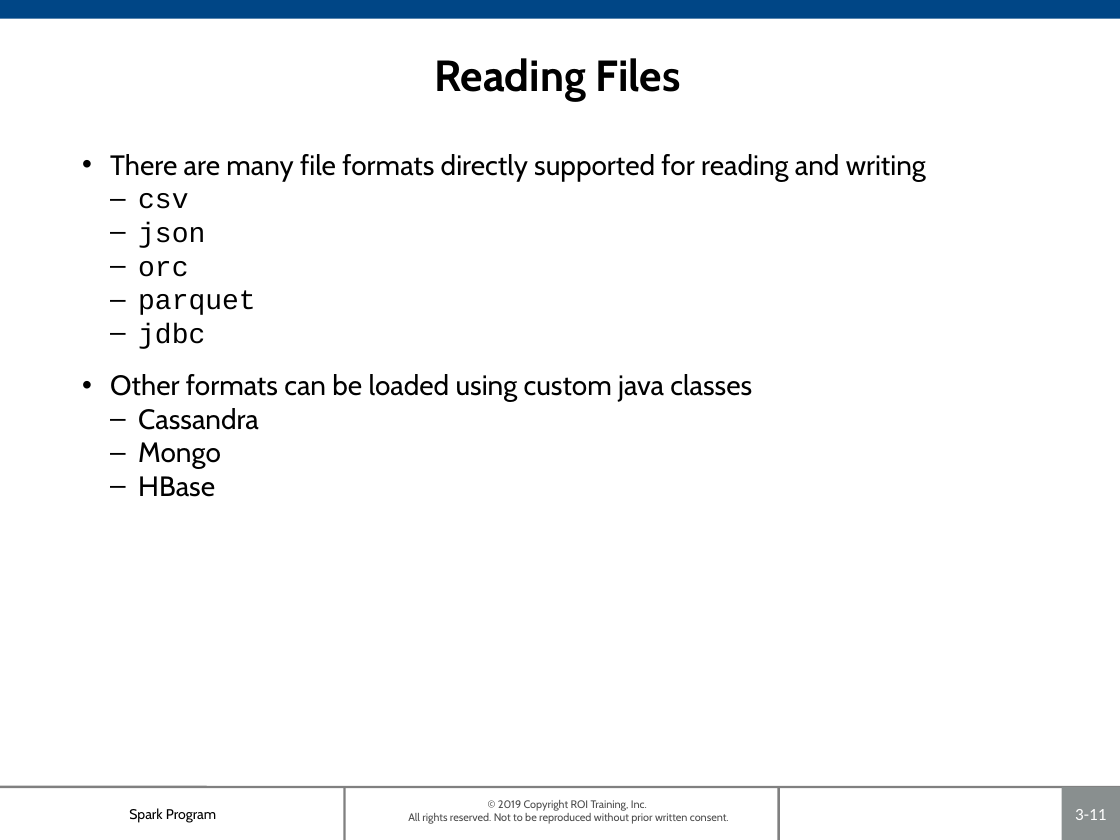
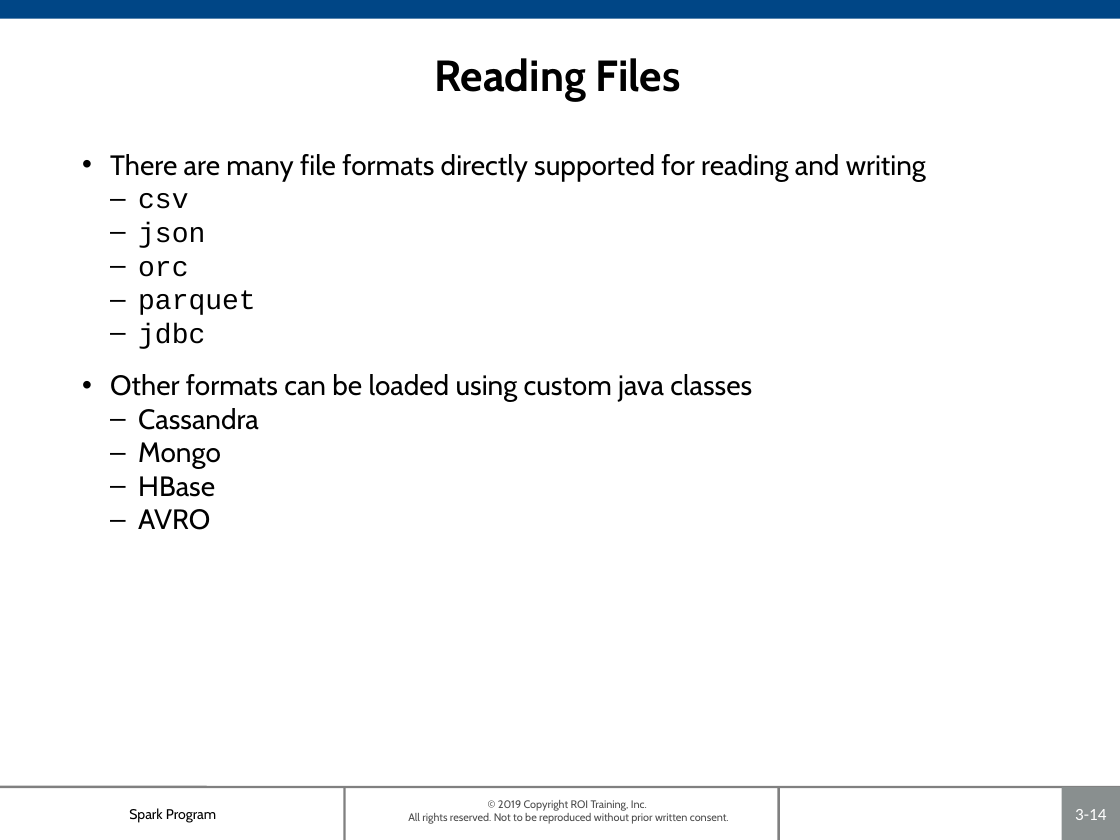
Before and after one commit to roitraining/SparkProgram, a slide deck: slide 14 of Day2/Ch03_DataFrames.pptx (slide 11 before the commit). Drawn at 1120x840 pixels with LibreOffice and Linux fonts; fonts in the diff are those of the drawing; background and template pictures are left out. Boxes give left, top, right and bottom in pixels: in the first picture for what was removed or moved away, otherwise in the second. Text is boxed around its words. In the diff, an @@ line names an element or a change of style, - is before the commit and + after.

```diff
--- a/Day2/Ch03_DataFrames.pptx
+++ b/Day2/Ch03_DataFrames.pptx
@@ text at (138,509,210,530): paragraph added @@
+  – AVRO
@@ page number at (1075,809,1106,820): text changed @@
-3-11
+3-14
```
Also in this commit, not shown: 1 other slide changed, 7 slides added, 1 slide removed.
